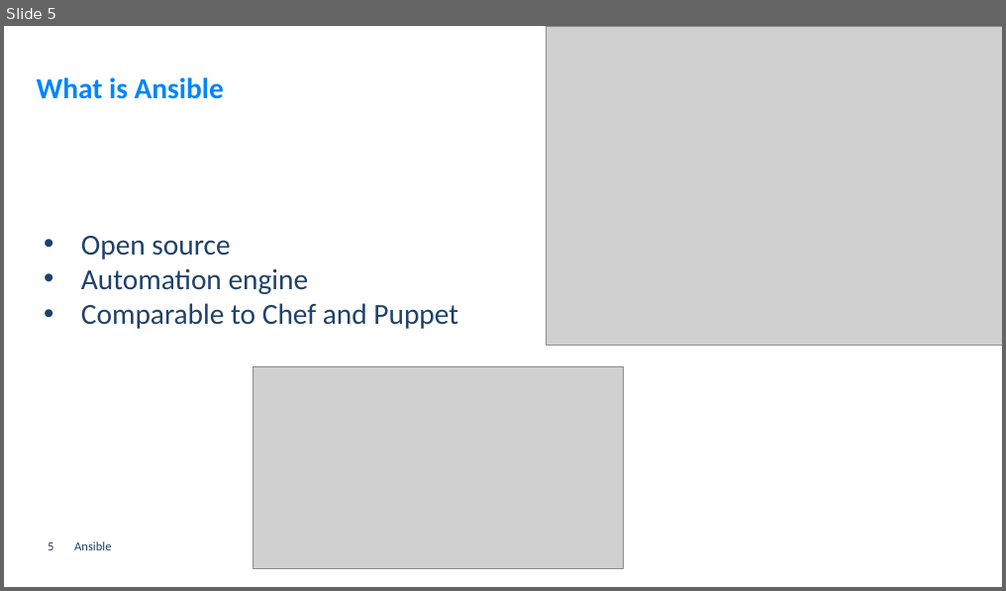
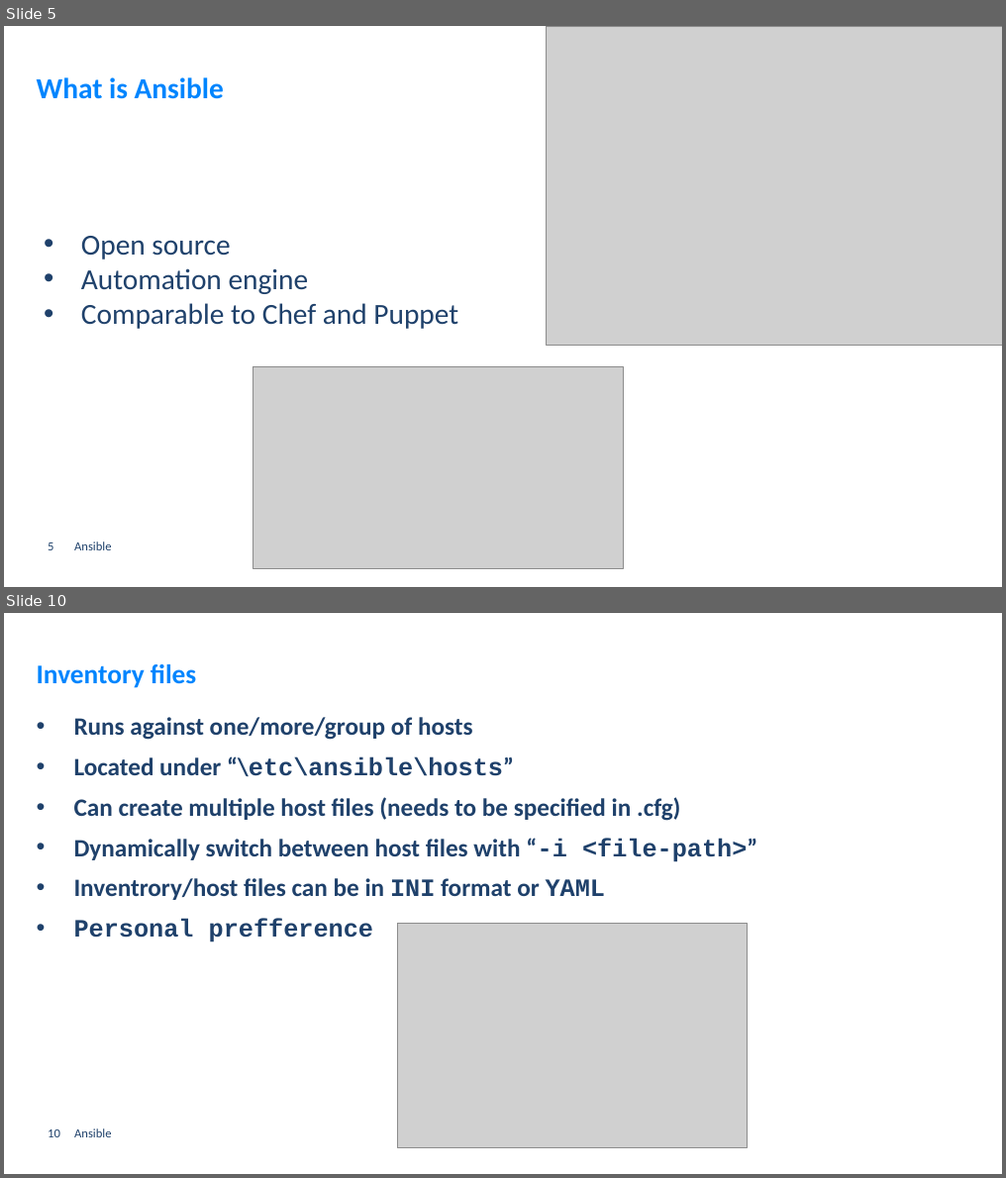
Before and after one commit to GerritVanMol/Ansible_Introduction-21_22, a slide deck: Documents/Ansible_BasicsAndHowToGetStarted.pptx. Shown one above the other, each under a label of ours: slide 5 before the commit, slides 5 and 10 after it; the slides between them are not shown. The pictures are 1006x591 and 1006x1178 pixels, drawn with LibreOffice and Linux fonts; fonts in the diff are those of the drawing; grey boxes stand for pictures; background and template pictures are left out. Boxes give left, top, right and bottom in pixels: in the first picture for what was removed or moved away, otherwise in the second. Text is boxed around its words. In the diff, an @@ line names an element or a change of style, - is before the commit and + after.

Commit message:
update Ansible ppt

```diff
--- a/Documents/Ansible_BasicsAndHowToGetStarted.pptx
+++ b/Documents/Ansible_BasicsAndHowToGetStarted.pptx
@@ slide 10 added at [4,613,1002,1174], background #FFFFFF @@
@@ title added at [37,664,196,688], 26 pt, text #0085FE, bold @@
+Inventory files
@@ text added at [74,717,757,943], 24 pt, text #1F416B, bold @@
+• Runs against one/more/group of hosts
+• Located under “\etc\ansible\hosts”
+• Can create multiple host files (needs to be specified in .cfg)
+• Dynamically switch between host files with “-i <file-path>”
+• Inventrory/host files can be in INI format or YAML
+• Personal prefference
@@ picture added at [398,923,747,1149] @@
@@ page number added at [48,1130,60,1138], 12 pt, text #1F416B @@
+10
@@ text added at [74,1129,111,1138], 12 pt, text #1F416B @@
+Ansible
```
Also in this commit, not shown: 2 slides changed, 4 other slides added, 1 slide removed.
